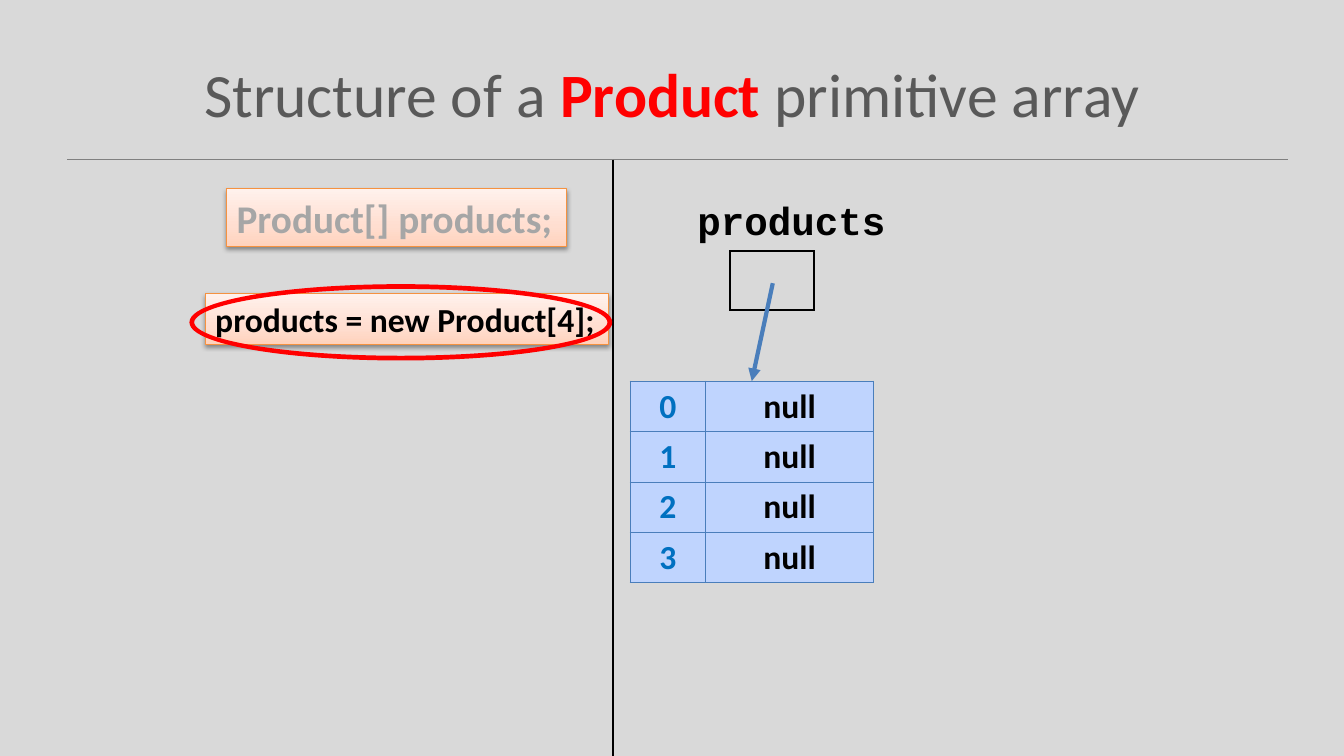
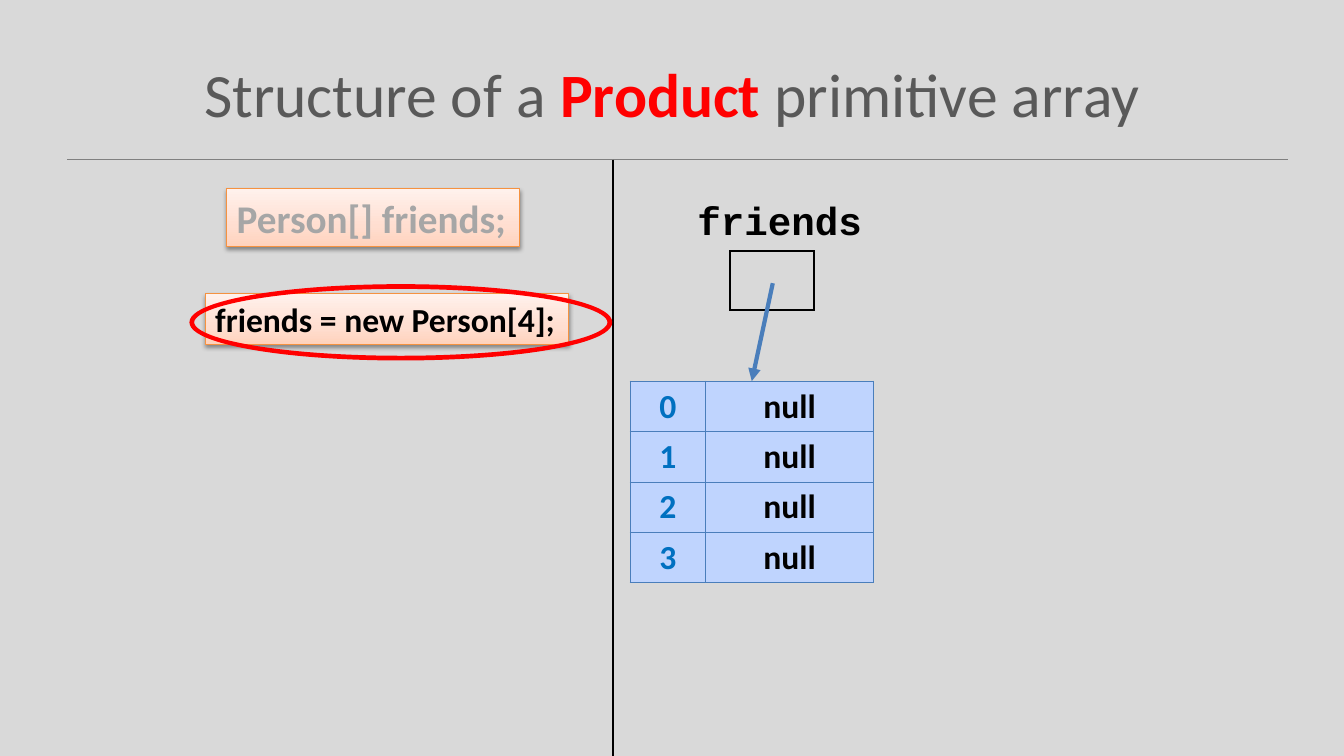
Before and after one commit to Programming-Fundamentals-SETU/prog-fund-1-sept-25, a slide deck: slide 24 of topic06-arrays/unit-1/talk-2-array-classes/b-array-classes.pptx (slide 23 before the commit). Drawn at 1344x756 pixels with LibreOffice and Linux fonts; fonts in the diff are those of the drawing. Boxes give left, top, right and bottom in pixels: in the first picture for what was removed or moved away, otherwise in the second. Text is boxed around its words. In the diff, an @@ line names an element or a change of style, - is before the commit and + after.

Commit message:
update arrays-classes to use Person instead of Product

```diff
--- a/topic06-arrays/unit-1/talk-2-array-classes/b-array-classes.pptx
+++ b/topic06-arrays/unit-1/talk-2-array-classes/b-array-classes.pptx
@@ rectangle removed at (x1=227, y1=189, x2=567, y2=246) @@
-Product[] products;
@@ rectangle added at (x1=227, y1=189, x2=519, y2=246), fill gradient #FFD2BD to #FFDED0 to #FFF2ED, outline #F69240 0.75 pt, 28 pt, text #A6A6A6, bold @@
+Person[] friends;
@@ text at (x1=697, y1=206, x2=861, y2=236): text changed @@
-products
+friends
@@ rectangle "friends = new Person[4];" resized from (x1=206, y1=294, x2=609, y2=345) to (x1=206, y1=294, x2=570, y2=345) @@
@@ text in rectangle at (x1=215, y1=305, x2=555, y2=341): text changed @@
-products = new Product[4];
+friends = new Person[4];
```
Also in this commit, not shown: 9 other slides changed, 4 slides added, 3 slides removed, 37 other files.
